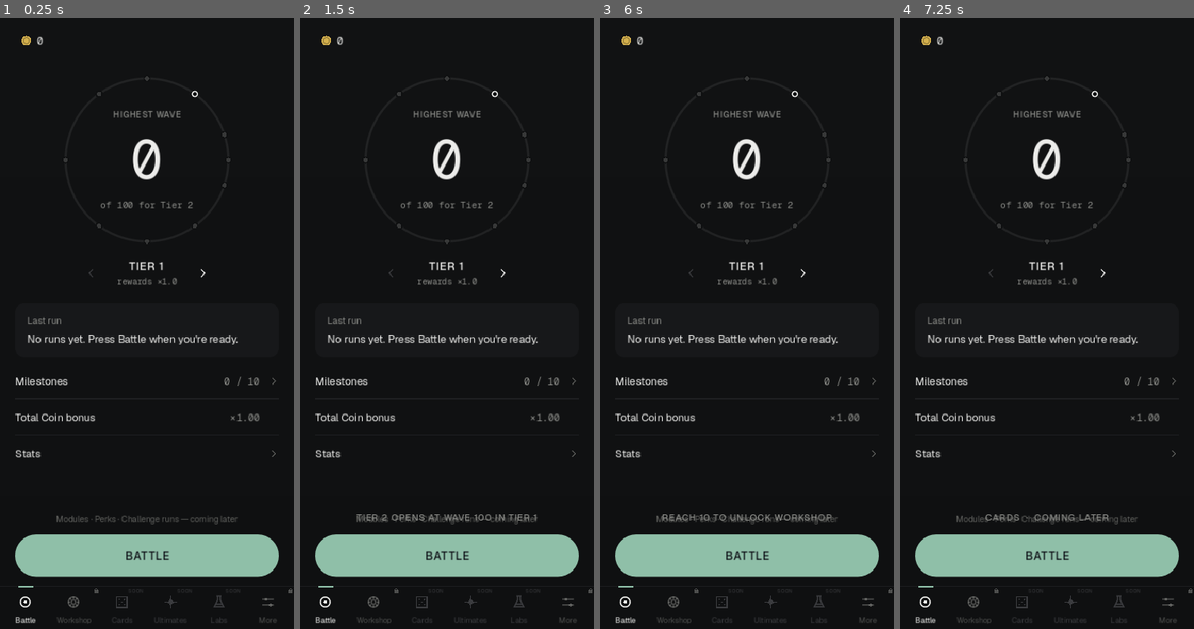
Above: before the commit, frames 1-4 (left to right).
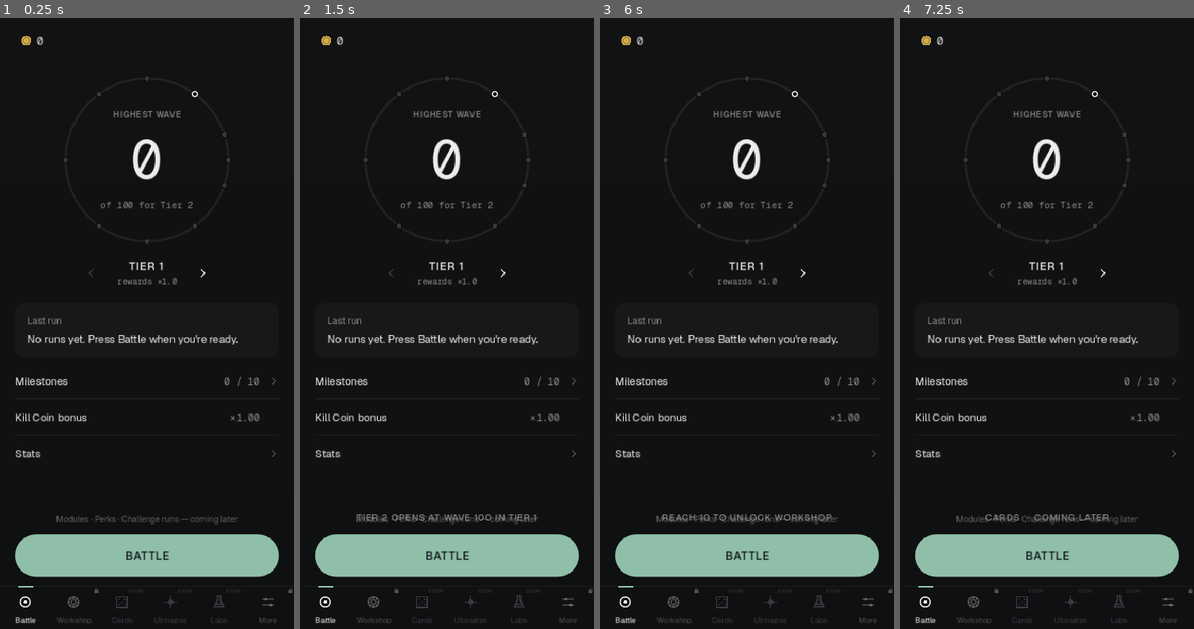
Above: after the commit, the same moments.

Repository: paulhardie/NumberGOup
Game: Godot game, scene res://scenes/main.tscn
Two runs of this game, one before a commit and one after it. Both use one fixed random seed, a clock stepped at 60 frames per second and the inputs below.
Inputs (mouse positions are in pixels of both pictures, inside the frame that each line leads up to):
- Up to frame 1 (0.25 s): no input
- Up to frame 2 (1.5 s): click (332, 42) at 0.52 s; click (502, 274) at 1.27 s
- Up to frame 3 (6 s): click (747, 378) at 2 s; click (747, 415) at 2.77 s; click (747, 451) at 3.52 s; click "BATTLE" at 4.25 s; click "SOON" at 5 s; click "SOON" at 5.75 s
- Up to frame 4 (7.25 s): click "SOON" at 6.5 s

The runs differ from the first frame. In frame 1, 0.2% of the frame differs, in the area x 5-33%, y 64-67%; in frame 2, 0.2%; in frame 3, 0.2%; in frame 4, 0.2%.

Commit message:
Fix PR #59's review findings: knockback, readouts and the probe
A knocked-back enemy that had come within reach keeps its wave from
being beaten while it lives, as D067 says, and a save keeps that. Stats'
Damage / sec leaves Health Regen out, and the hub's Coin row is named
Kill Coin bonus, since only a kill's Coins take Coins / Kill Bonus. The
arena probe's stream checks were flaky: they now use basics, a first
enemy tough enough to stand through them, and a second of the wave's
clock rather than 40 frames.

Co-Authored-By: Claude Opus 5.5 <noreply@anthropic.com>
Claude-Session: https://claude.ai/code/session_01JRuYT3cfbjPHWpEWBL1GeJ

Diff:
--- a/src/game_state.gd
+++ b/src/game_state.gd
@@ -364,6 +364,11 @@
 func get_rate_per_second() -> ScientificNumber:
 	return ScientificNumber.from_float(_damage() * _attack_speed() + stat("health_regen"))
 
+## Damage a second from shots before crits: the rate without Health Regen,
+## which adds Number but strikes nothing (D068).
+func get_damage_per_second() -> ScientificNumber:
+	return ScientificNumber.from_float(_damage() * _attack_speed())
+
 func start_run(tier_id: int = -1, seed_override: int = -1) -> bool:
 	if in_run:
 		return false
--- a/src/main.gd
+++ b/src/main.gd
@@ -851,7 +851,8 @@
 
 	column.add_child(_make_gap(8))
 	hub_milestones_label = _make_hub_row(column, "Milestones", _open_milestones_sheet, true)
-	hub_coin_bonus_label = _make_hub_row(column, "Total Coin bonus", Callable(), true)
+	# A kill's Coins only: Coins / Wave and checkpoints do not take Coins / Kill Bonus.
+	hub_coin_bonus_label = _make_hub_row(column, "Kill Coin bonus", Callable(), true)
 	if not state.layers_parked:
 		hub_knowledge_row_label = _make_hub_row(column, "Knowledge", _open_knowledge_sheet, true)
 	_make_hub_row(column, "Stats", func(): _on_dock_tab_selected("settings"), false)
@@ -3428,7 +3429,7 @@
 	if not state.layers_parked:
 		entries.insert(3, ["KNOWLEDGE", str(state.knowledge)])
 	entries += [
-		["DAMAGE / SEC", state.get_rate_per_second().format_value()],
+		["DAMAGE / SEC", state.get_damage_per_second().format_value()],
 		["HIGHEST NUMBER", state.highest_number.format_value()],
 		["THIS RUN GENERATED", state.lifetime_generated.format_value()],
 		["TAPS", str(int(state.statistics.taps))],
--- a/src/save_data_v12.gd
+++ b/src/save_data_v12.gd
@@ -12,7 +12,10 @@
 ## unknown ids and the new Coin balance on the old scale, so it refuses a V12
 ## save instead (D028). An older save loads through the same reader and is
 ## converted once: its Coins scaled, and every rank of a retired row refunded
-## at the Coins it cost, scaled the same way.
+## at the Coins it cost, scaled the same way. An encounter member may also
+## carry `reached`, whether it came within reach before a knockback pushed it
+## out (D067); a V12 build without it reads it as false, so the key needs no
+## new version.
 const VERSION := 12
 
 static func make(state) -> Dictionary:
--- a/src/tax_encounter.gd
+++ b/src/tax_encounter.gd
@@ -295,6 +295,10 @@
 	var there := minf(TaxBalanceProfile.SPAWN_DISTANCE_METRES, here + metres)
 	if there <= here:
 		return
+	# Pushed out of reach, it still came within it, so its wave is not
+	# beaten while it lives (D067).
+	if int(member.state) == AT_NUMBER or (has_set_off(member) and here <= reach):
+		member.reached = true
 	member.sets_off = now - (TaxBalanceProfile.SPAWN_DISTANCE_METRES - there) / speed
 	member.state = STANDING
 	member.next_hit = now + (there - TaxBalanceProfile.stop_distance(kind)) / speed
@@ -501,7 +505,8 @@
 		# An opening member that hit and left was never beaten (D059).
 		if int(member.state) == LANDED:
 			return false
-		if is_alive(member) and (int(member.state) == AT_NUMBER or (has_set_off(member) and distance_of(member, now) <= reach)):
+		# One knocked back out of reach (D068) had still come within it.
+		if is_alive(member) and (int(member.state) == AT_NUMBER or bool(member.get("reached", false)) or (has_set_off(member) and distance_of(member, now) <= reach)):
 			return false
 	return true
 
@@ -524,6 +529,7 @@
 		member.landed = bool(was.get("landed", false)) or int(was.state) == LANDED
 		member.next_hit = float(was.get("next_hit", member.arrive))
 		member.hits = int(was.get("hits", 1 if member.landed else 0))
+		member.reached = bool(was.get("reached", false))
 		if int(member.state) == KILLED:
 			member.hp = ScientificNumber.new()
 			# Killed on the old profile, paid on this one's rules (D066).
@@ -627,6 +633,7 @@
 			"kind": member.get("kind", "basic"),
 			"paid": member.get("paid", false),
 			"sets_off": member.get("sets_off", LONG_AGO),
+			"reached": member.get("reached", false),
 			# Only members saved under D063's rules still owe a share (D066).
 			"unpaid": member.get("unpaid", 0.0),
 			# The share is saved as the two whole numbers it comes from, so it
@@ -727,6 +734,8 @@
 				# Saved under D063's rules: the share of its passed wave's reward
 				# it still owes, paid at its kill instead of its type's Coins.
 				"unpaid": clampf(float(saved.get("unpaid", 0.0)), 0.0, 1.0),
+				# Saved before knockback kept it: none had been pushed out.
+				"reached": bool(saved.get("reached", false)),
 			})
 		encounter._sum_remaining()
 	# No member that parsed, or a wave saved before groups (V9 and older): one
--- a/tests/economy_tests.gd
+++ b/tests/economy_tests.gd
@@ -509,6 +509,32 @@
 		pile._advance_waves(0.25)
 	_expect(int(landed.hits) == hits_before + 1 and int(landed.state) == TaxEncounter.AT_NUMBER, "it should hit again when it walks back in")
 
+	# Pushed out of reach as its wave's clock runs out, it still came within
+	# reach, so the wave is not beaten while it lives (D067), and a reload
+	# keeps that.
+	var late := GameState.new()
+	late.balance_profile.ENEMY_MIX = {"basic": 1.0}
+	late.balance_profile.OPENING_HIT_WAVES = 0
+	late.balance_profile.OPENING_EASED_BY = 0
+	late.start_run(1, 18)
+	late.number = ScientificNumber.new(1.0, 9)
+	while late.wave_accumulator < 34.0:
+		late._advance_waves(0.25)
+	for other in late.active_encounter.members.slice(1):
+		if late.active_encounter.is_own(other) and TaxEncounter.is_alive(other):
+			other.hp = ScientificNumber.new()
+			other.state = TaxEncounter.KILLED
+	late.active_encounter._sum_remaining()
+	var last: Dictionary = late.active_encounter.members[0]
+	_expect(TaxEncounter.is_alive(last) and not late.active_encounter.is_beaten(), "the fixture's last enemy should be alive in reach late in the wave")
+	late.active_encounter.knock_back(0, 90.0)
+	_expect(TaxEncounter.distance_of(last, late.active_encounter.now) > late.active_encounter.reach, "the fixture's last enemy should be pushed out of reach")
+	_expect(not late.active_encounter.is_beaten(), "a wave whose enemy was knocked out of reach alive should not be beaten")
+	var reloaded = TaxEncounter.from_dict(late.active_encounter.to_dict())
+	reloaded.now = late.active_encounter.now
+	reloaded.reach = late.active_encounter.reach
+	_expect(not reloaded.is_beaten(), "after a reload the knocked-back enemy should still keep its wave from being beaten")
+
 ## A run resumed from a save keeps each walking enemy's hit where it was due:
 ## one knocked back in the opening waves, whose hit falls after the wave's
 ## clock, and one timed on an older profile that set enemies off from nearer.
@@ -608,6 +634,7 @@
 	_expect(state.start_run(1, 44), "a fresh run should start from the permanent Workshop")
 	_expect(state.number.compare_to(ScientificNumber.from_float(state.get_definition("health").value_at(100))) == 0, "Health should set the fresh-run Number")
 	_expect(state.get_rate_per_second().compare_to(ScientificNumber.from_float(state.stat("damage") * 1.0 + state.stat("health_regen"))) == 0, "the rate should be Damage a shot at Attack Speed, plus Regen")
+	_expect(state.stat("health_regen") > 0.0 and state.get_damage_per_second().compare_to(ScientificNumber.from_float(state.stat("damage") * 1.0)) == 0, "damage a second should leave Regen out: it strikes nothing")
 	_expect(not state.purchase("damage"), "permanent Workshop purchases must be locked during a run")
 	state.end_run()
 	_expect(state.get_owned("health") == 100 and state.get_owned("damage") == 60, "Workshop levels must survive retreat")
--- a/tools/arena_probe.gd
+++ b/tools/arena_probe.gd
@@ -201,9 +201,23 @@
 	await _shot("6_range_orbs")
 	st.purchased = {}
 	await create_timer(2.6).timeout
+	# Basics only, eight seconds after the first sets off, so it is 20 m out
+	# and in reach (D067, D068): a random mix could put a tank first, still
+	# out of reach, and no shot would leave as a mote.
+	var stream_mix: Dictionary = st.balance_profile.ENEMY_MIX
+	st.balance_profile.ENEMY_MIX = {"basic": 1.0}
 	st.active_encounter = st._make_encounter(st.wave)
-	# Eight seconds in, so the first enemies are in reach (D067, D068).
-	st.wave_accumulator = 8.0
+	st.balance_profile.ENEMY_MIX = stream_mix
+	var first := 0
+	for index in range(st.active_encounter.members.size()):
+		if float(st.active_encounter.members[index].sets_off) < float(st.active_encounter.members[first].sets_off):
+			first = index
+	st.wave_accumulator = float(st.active_encounter.members[first].sets_off) + 8.0
+	# Tough enough to stand through both stream checks: once it fell, the
+	# next basic is still walking in and the readout rightly hides.
+	st.active_encounter.members[first].max = ScientificNumber.from_float(1.0e6)
+	st.active_encounter.members[first].hp = ScientificNumber.from_float(1.0e6)
+	st.active_encounter._sum_remaining()
 	st.number = ScientificNumber.from_float(1.0e9)
 	# Live: Attack Speed 5.95 under Rapid Fire, 23.8 shots a second at the
 	# first Damage, keeps several motes flying without clearing the reach.
@@ -211,8 +225,14 @@
 	st.rapid_fire_left = 30.0
 	var ticks_before: int = st.statistics.ticks
 	var peak := 0
-	for i in range(40):
+	# A second of the wave's clock rather than a count of frames: motes leave
+	# once per MOTE_INTERVAL of it, and a fast display can run 40 frames
+	# before the first one does.
+	var stream_start: float = st.wave_accumulator
+	var frames := 0
+	while st.wave_accumulator < stream_start + 1.0 and frames < 600:
 		await process_frame
+		frames += 1
 		peak = maxi(peak, main.arena_fx._motes.size())
 	await _shot("1d_stream")
 	_check(st.statistics.ticks - ticks_before >= 2 and peak >= 1, "live shots leave as motes: %d ticks, peak %d" % [st.statistics.ticks - ticks_before, peak])
--- a/tools/balance_simulator.gd
+++ b/tools/balance_simulator.gd
@@ -303,7 +303,7 @@
 				"  ", name.rpad(12), "T", tier, "  ", ("alive" if state.in_run else "death"), " at wave ", reached,
 				"  minutes=", snappedf(seconds / 60.0, 0.1),
 				"  coins=", state.coins,
-				"  damage/s=", state.get_rate_per_second().format_value(),
+				"  damage/s=", state.get_damage_per_second().format_value(),
 				"  wave HP=", state.balance_profile.liability_for_wave(tier, reached).format_value()
 			)
 
Not shown, changed: docs/GAME_INVARIANTS.md
Not shown, changed: docs/HANDOVER.md
